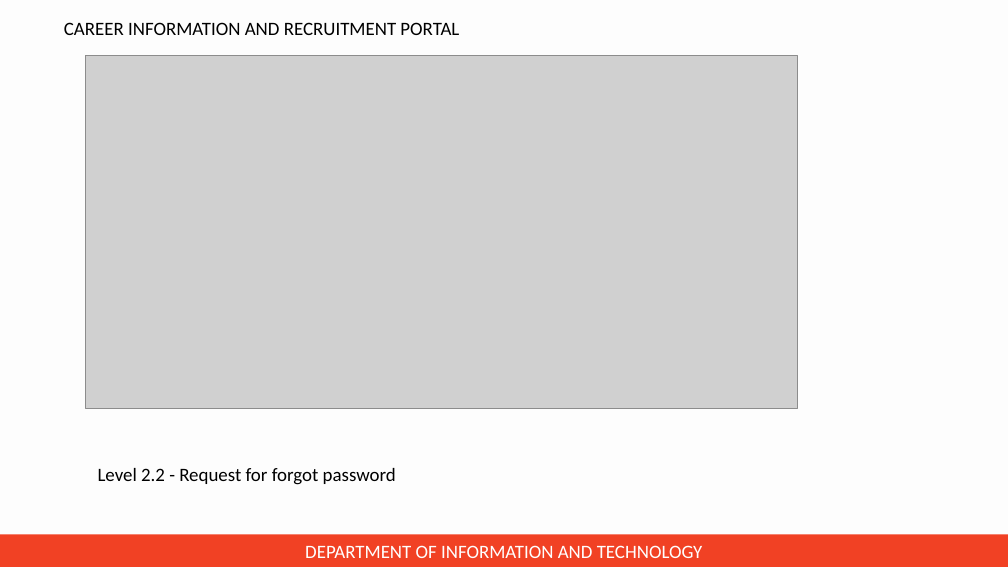
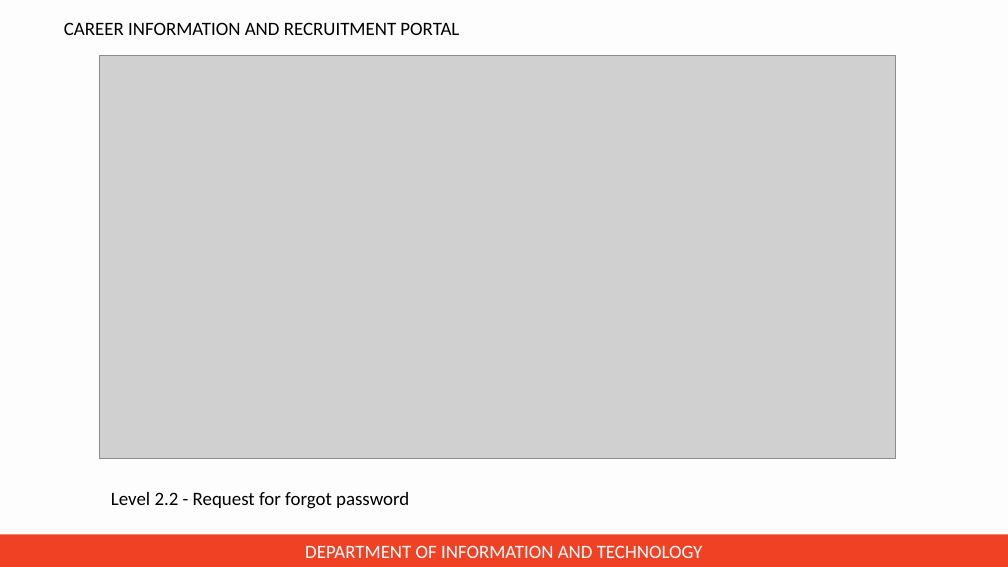
Before and after one commit to jincy-p-janardhanan/Career-Information-and-Recruitment-Portal, a slide deck: slide 24 of Presentation for zeroth review/PPT for zeroth review.pptx. Drawn at 1008x567 pixels with LibreOffice and Linux fonts; fonts in the diff are those of the drawing; grey boxes stand for pictures; background and template pictures are left out. Boxes give left, top, right and bottom in pixels: in the first picture for what was removed or moved away, otherwise in the second. Text is boxed around its words. In the diff, an @@ line names an element or a change of style, - is before the commit and + after.

```diff
--- a/Presentation for zeroth review/PPT for zeroth review.pptx
+++ b/Presentation for zeroth review/PPT for zeroth review.pptx
@@ picture: place and size @@
-picture at box(86, 55, 798, 409)
+picture at box(99, 55, 895, 459)
@@ text "Level 2.2 - Request for ...": place and size @@
-text "Level 2.2 - Request for ..." at box(98, 468, 396, 485)
+text "Level 2.2 - Request for ..." at box(111, 492, 409, 509)
```
Also in this commit, not shown: 18 other slides changed.
